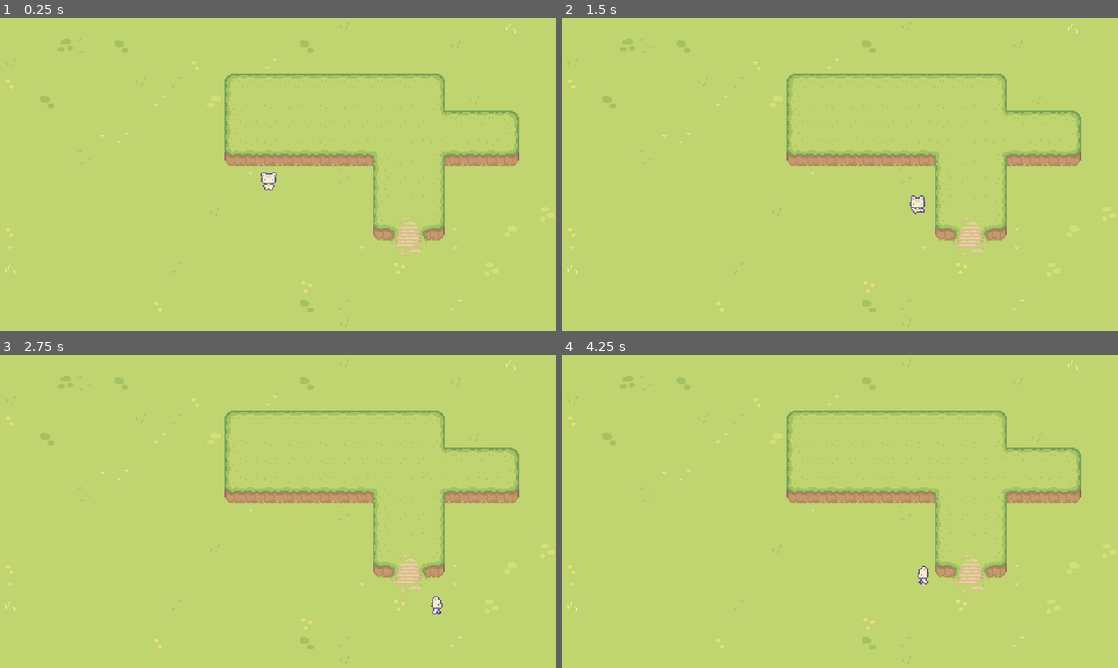
Above: before the commit, frames 1-4 (two rows, left to right).
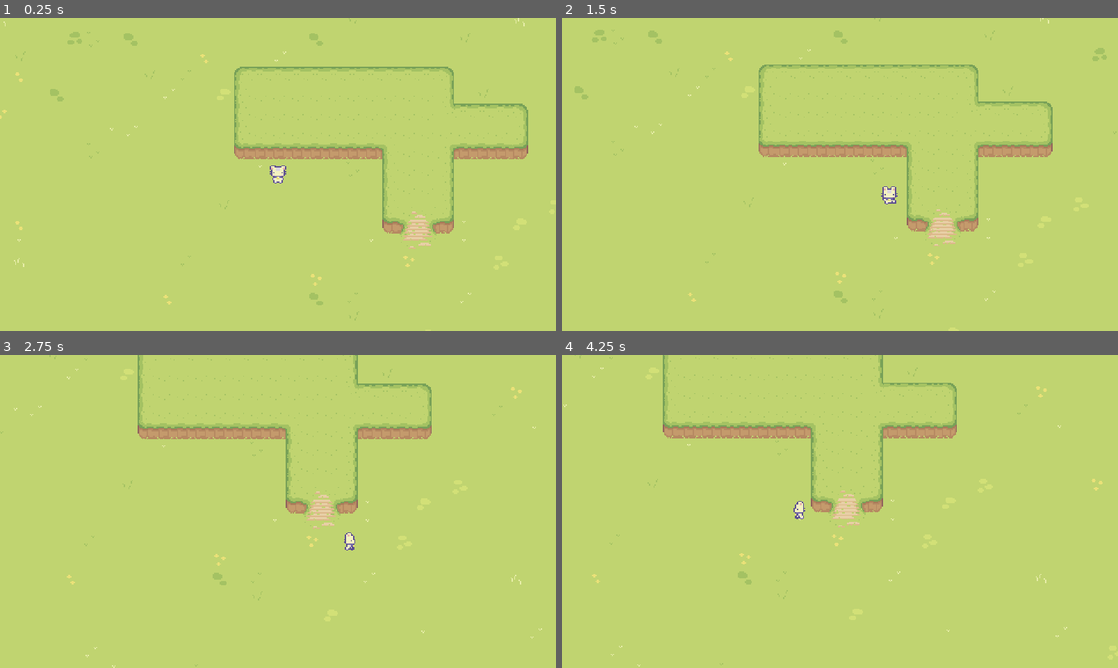
Above: after the commit, the same moments.

Repository: williamsantosa/Topdown_2D
Game: Godot game, scene res://Levels/game_level.tscn
Same seed, same stepped clock (60 frames per second), same inputs: the game is played once before the commit and once after it.
Inputs:
- Up to frame 1 (0.25 s): no input
- Up to frame 2 (1.5 s): hold Right (right) 0.53-1.28 s; hold Down (down) from 1.28 s (still down)
- Up to frame 3 (2.75 s): release Down (down) at 2.03 s; hold Right (right) from 2.03 s (still down)
- Up to frame 4 (4.25 s): release Right (right) at 2.78 s; hold Up (up) 2.78-3.53 s; hold Left (left) from 3.53 s (still down)

The runs differ from the first frame. In frame 1, 7.7% of the frame differs, in the area x 0-95%, y 0-99%; in frame 2, 8.5%, in the area x 0-100%, y 0-99%; in frame 3, 8.4%; in frame 4, 8.4%.

Commit message:
55:24 added camera

Diff:
--- a/Levels/game_level.tscn
+++ b/Levels/game_level.tscn
@@ -709,6 +709,9 @@
 [node name="PlayerCat" parent="." instance=ExtResource("1_f301i")]
 position = Vector2(232, 141)
 
+[node name="RemoteTransform2D" type="RemoteTransform2D" parent="PlayerCat"]
+remote_path = NodePath("../../Camera2D")
+
 [node name="TileMap" type="TileMap" parent="."]
 position = Vector2(1, 0)
 tile_set = SubResource("TileSet_57d37")
@@ -724,3 +727,8 @@
 layer_1/z_index = -5
 layer_1/tile_data = PackedInt32Array(327692, 65537, 1, 393228, 65537, 1, 458764, 65537, 2, 327693, 131073, 1, 393229, 1 …(1618 unchanged characters)…
 metadata/_edit_lock_ = true
+
+[node name="Camera2D" type="Camera2D" parent="."]
+position = Vector2(232, 141)
+position_smoothing_enabled = true
+position_smoothing_speed = 1.0
